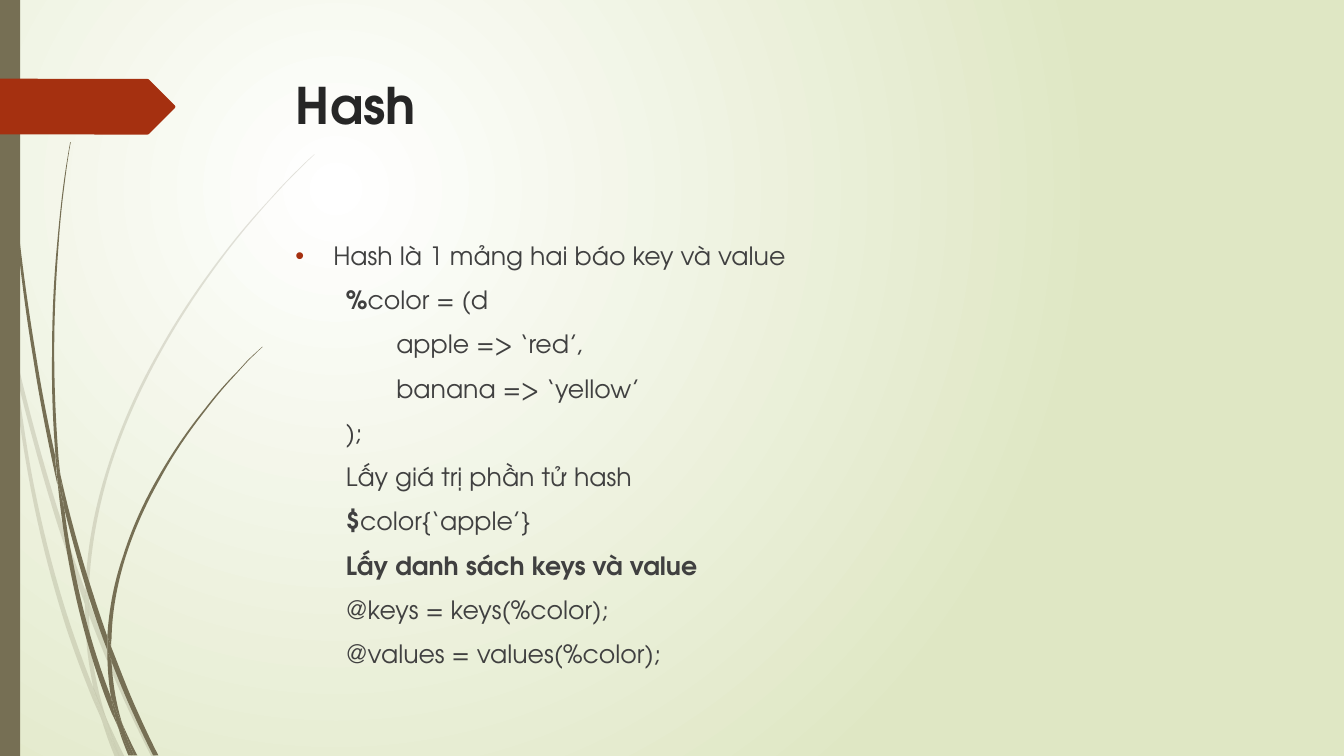
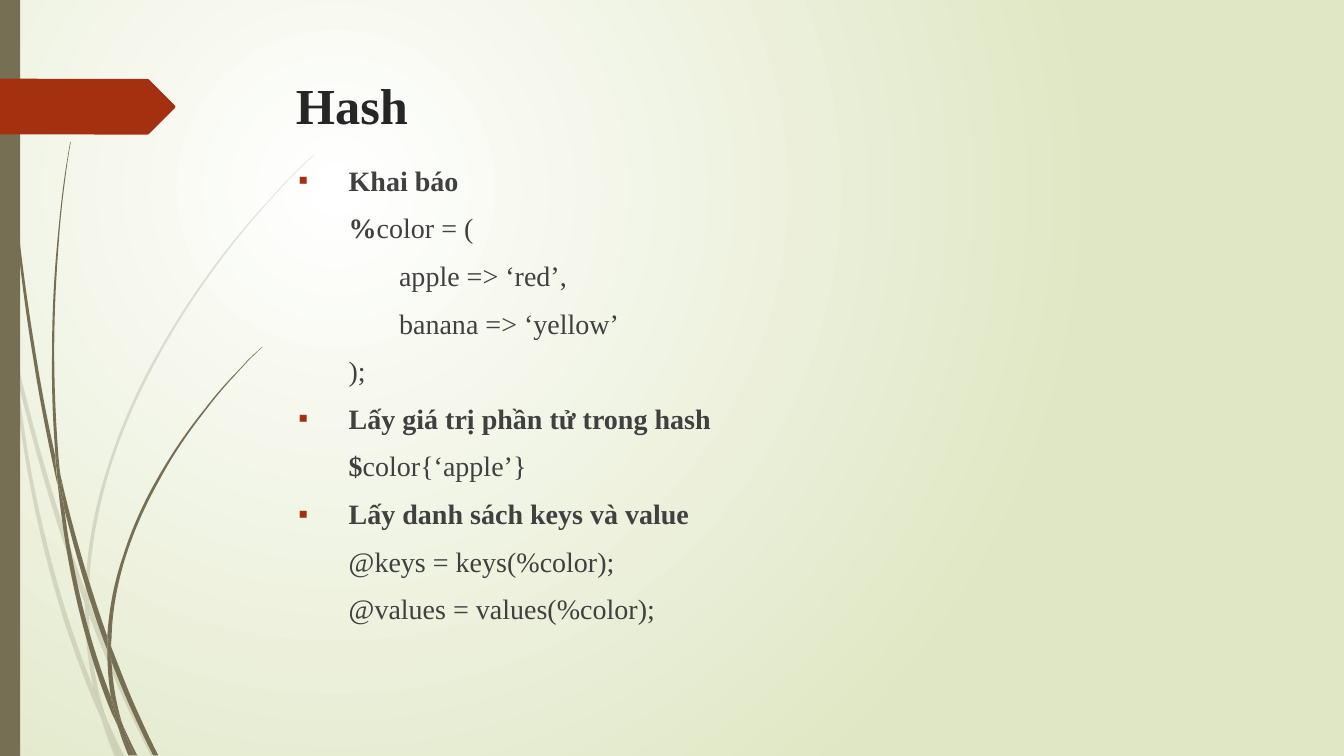
Before and after one commit to LeQuocHuy1234/perlexample, a slide deck: slide 7 of perl.pptx (slide 8 before the commit). Drawn at 1344x756 pixels with LibreOffice and Linux fonts; fonts in the diff are those of the drawing. Boxes give left, top, right and bottom in pixels: in the first picture for what was removed or moved away, otherwise in the second. Text is boxed around its words. In the diff, an @@ line names an element or a change of style, - is before the commit and + after.

```diff
--- a/perl.pptx
+++ b/perl.pptx
@@ title "Hash" at bbox=[296, 89, 408, 125]: font TeX Gyre Adventor to Times New Roman @@
@@ text "Khai báo": place and size @@
-text "Khai báo" at bbox=[333, 245, 785, 669]
+text "Khai báo" at bbox=[349, 171, 711, 625]
@@ text at bbox=[349, 171, 459, 239]: text changed; size 18 to 20 pt; font TeX Gyre Adventor to Times New Roman; bold on @@
-• Hash là 1 mảng hai báo key và value
-%color = (d
+▪ Khai báo
+%color = (
@@ text at bbox=[349, 266, 689, 625]: size 18 to 20 pt, font TeX Gyre Adventor to Times New Roman in "apple => ‘red’,", "banana => ‘yellow’", ");", "$color{‘apple’}" and 3 more places; bullet none to ▪ @@
@@ text at bbox=[349, 408, 711, 434]: text changed; size 18 to 20 pt; font TeX Gyre Adventor to Times New Roman; bold on @@
-Lấy giá trị phần tử hash
+▪ Lấy giá trị phần tử trong hash
```
Also in this commit, not shown: 5 other slides changed, 8 slides added, 2 slides removed, 8 other files.
